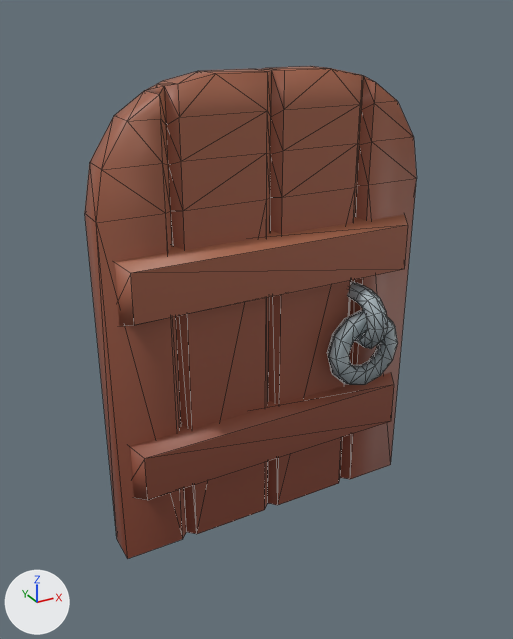
The glTF model editor/src/assets/models/dungeon/door_custom.glb: old version first, new version second.
The view is the same before and after, from a camera (50 mm lens) standing at (16.06, -3.42, 31.05) and looking at (17.93, -0.02, 29.35). Every picture has the same lights, and +X, +Y and +Z are marked at lower left. The older version comes first. Mesh edges are drawn as thin lines. Vertices at exactly the same position are counted once.

The scene before the commit, as lines of its bpy script (objects in view):
```python
me_cube_13134 = bpy.data.meshes.new('Cube.13134')
me_cube_13134.from_pydata(...)  # 326 vertices, 620 faces; spans x -0.18..1.82, y -0.39..0.39, z 0.0..2.75
me_cube_13134.materials.append(mat_texture)  # picture img_dungeon_texture
ob_wall_doorway_door = bpy.data.objects.new('wall_doorway_door', me_cube_13134)
ob_wall_doorway_door.location = (17.18, 0.0, 28.0)
```
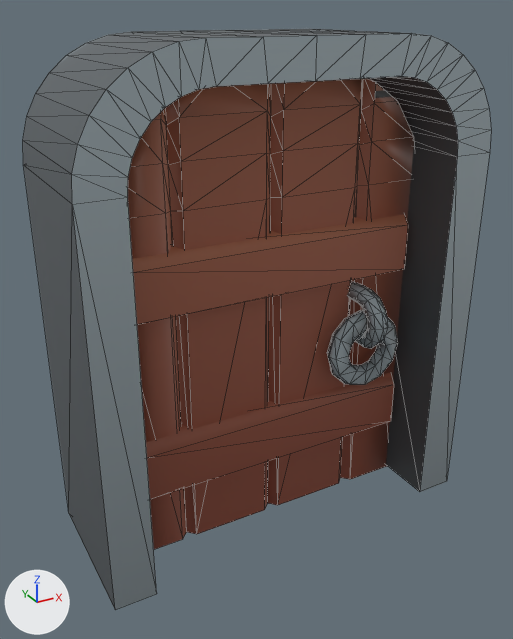
The edits, one by one:
me_cube_13134 is used by ob_wall_doorway_door; location (17.18, 0.0, 28.0).
me_cube_13134 had 326 vertices, 620 faces and spanned x -0.18..1.82, y -0.39..0.39, z 0.0..2.75.
me_cube_13134 now has 418 vertices, 800 faces and spans x -0.38..2.02, y -0.47..0.47, z 0.0..2.93.
me_cube_13134 part 1: a new loose piece of 92 vertices spanning x -0.38..2.02, y -0.47..0.47, z 0.02..2.93, in mat_texture (picture img_dungeon_texture).
me_cube_13134 part 2: 4 kept faces spanning x 1.36..1.63, y -0.1..0.1, z 2.52..2.71 get new texture (UV) coordinates.

Changed parts and their boxes [x1, y1, x2, y2] in the pictures (513 x 639 px):
'wall_doorway_door', reshaped (41% wider, 18% taller): before [85, 66, 417, 559]; after [23, 29, 491, 610]
part 1 of me_cube_13134, added: after [23, 29, 491, 610]
part 2 of me_cube_13134, surface changed: [374, 82, 397, 103] in both
